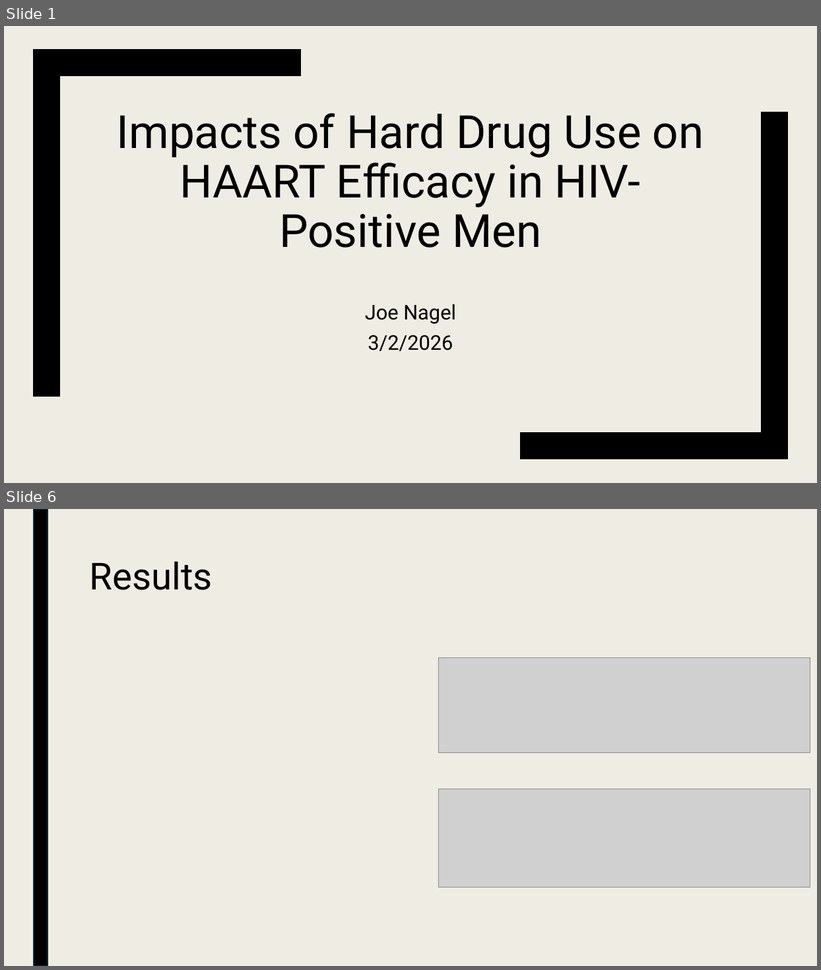
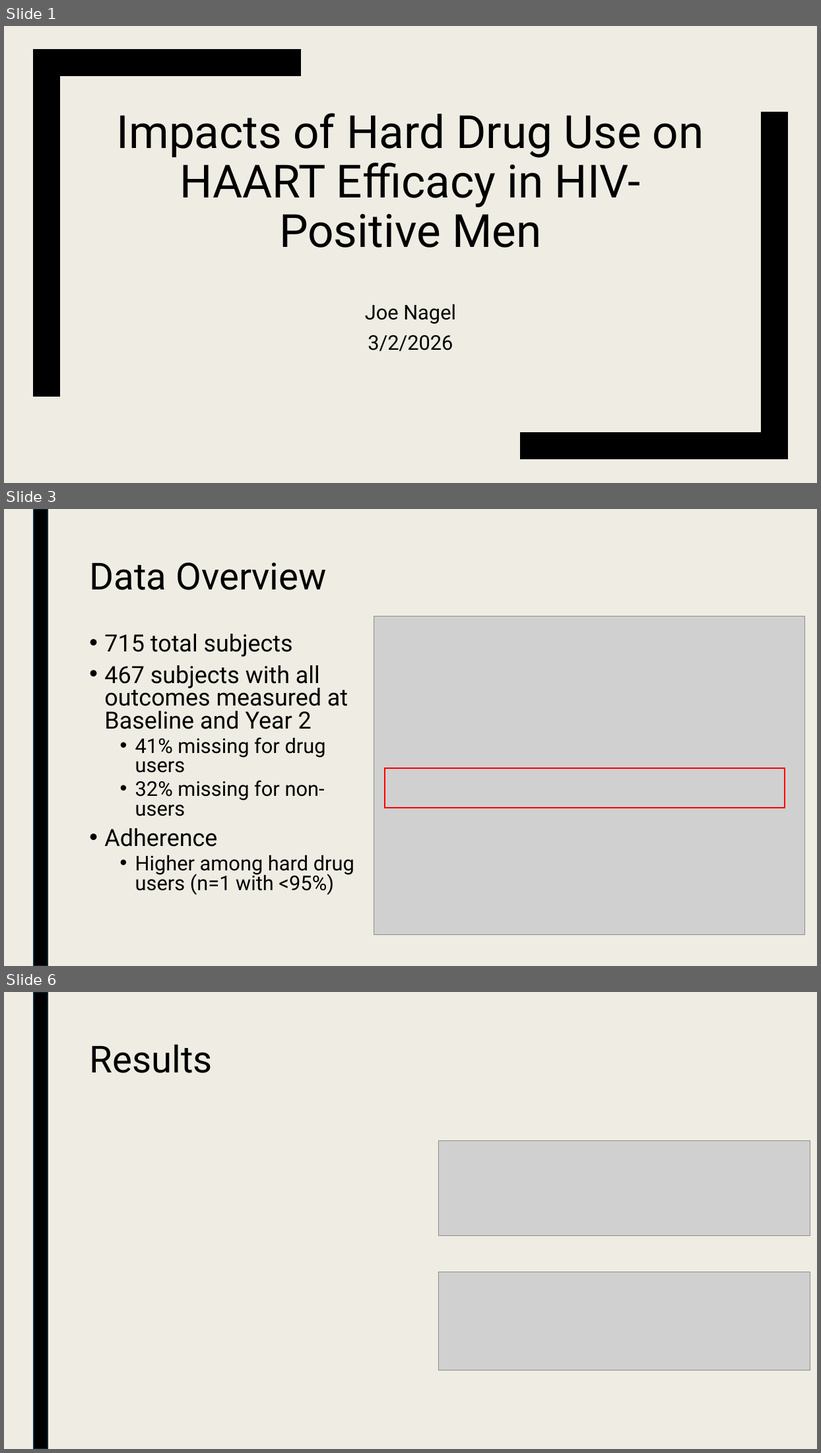
Before and after one commit to nageljo/BIOS6624, a slide deck: Project1/Reports/Nagel_Project1_Presentation.pptx. Shown one above the other, each under a label of ours: slides 1 and 6 before the commit, slides 1, 3 and 6 after it; the slides between them are not shown. The pictures are 821x970 and 821x1453 pixels, drawn with LibreOffice and Linux fonts; fonts in the diff are those of the drawing; grey boxes stand for pictures. Boxes give left, top, right and bottom in pixels: in the first picture for what was removed or moved away, otherwise in the second. Text is boxed around its words. In the diff, an @@ line names an element or a change of style, - is before the commit and + after.

```diff
--- a/Project1/Reports/Nagel_Project1_Presentation.pptx
+++ b/Project1/Reports/Nagel_Project1_Presentation.pptx
@@ slide 3 added at [4,509,817,966], background #EFEDE3 @@
@@ rectangle added at [33,509,48,966], fill #000000, outline #092A39 1.5 pt @@
@@ title added at [89,562,327,590], 44 pt, text #000000 @@
+Data Overview
@@ picture added at [374,617,805,935] @@
@@ text added at [104,634,354,895], 24 pt, text #000000 @@
+• 715 total subjects
+• 467 subjects with all outcomes measured at Baseline and Year 2
+  • 41% missing for drug users
+  • 32% missing for non-users
+• Adherence
+  • Higher among hard drug users (n=1 with <95%)
@@ rectangle added at [385,768,785,808], outline #FF0000 1.5 pt @@
```
Also in this commit, not shown: 3 slides changed, 1 slide removed, 4 other files.
